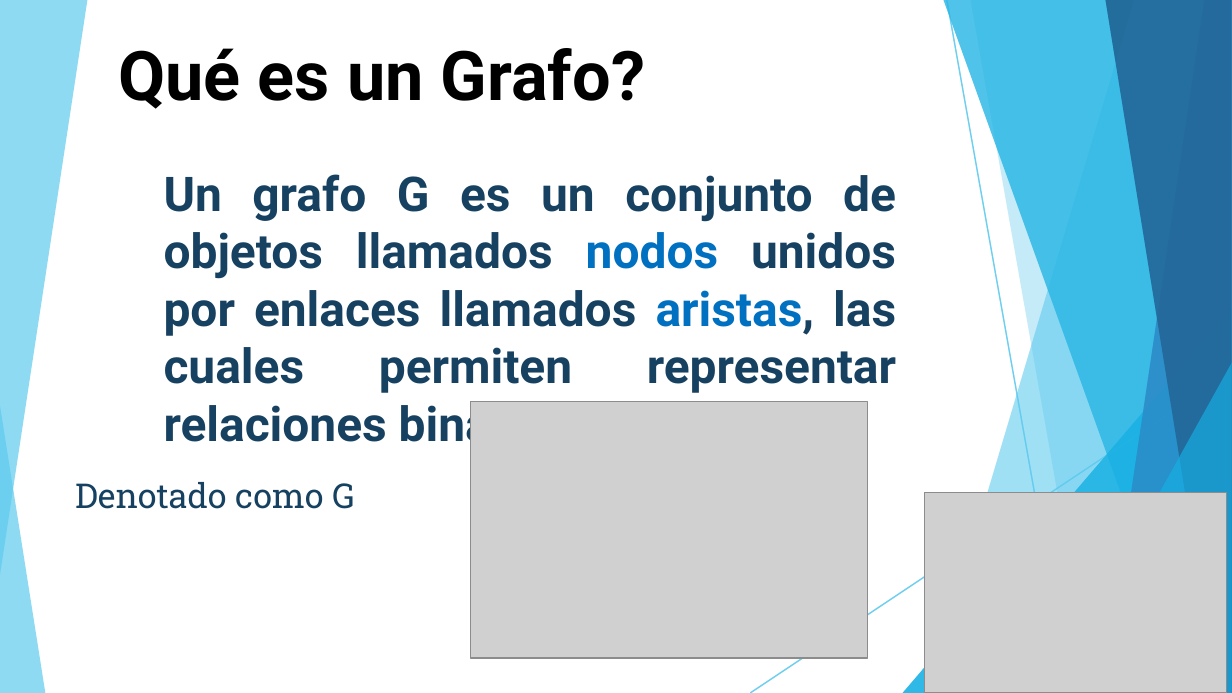
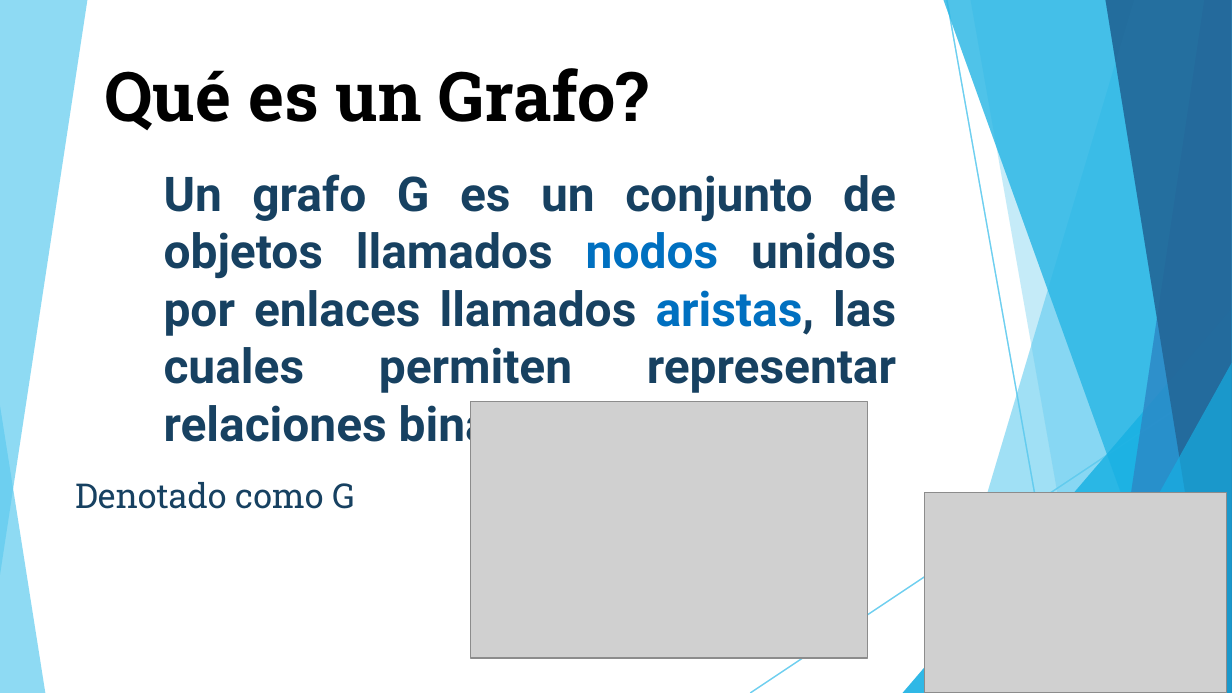
Before and after one commit to Yefri97/Introduction-to-Graph-Theory, a slide deck: slide 2 of PRESENTACIÓN TALLER GRAFOS.pptx. Drawn at 1232x693 pixels with LibreOffice and Linux fonts; fonts in the diff are those of the drawing; grey boxes stand for pictures. Boxes give left, top, right and bottom in pixels: in the first picture for what was removed or moved away, otherwise in the second. Text is boxed around its words. In the diff, an @@ line names an element or a change of style, - is before the commit and + after.

Commit message:
Presentación Taller Grafos - BFS

```diff
--- a/PRESENTACIÓN TALLER GRAFOS.pptx
+++ b/PRESENTACIÓN TALLER GRAFOS.pptx
@@ text "Qué es un Grafo?": place and size @@
-text "Qué es un Grafo?" at (118, 48, 645, 109)
+text "Qué es un Grafo?" at (104, 68, 649, 130)
@@ text "Qué es un Grafo?" at (104, 68, 649, 130): font Roboto to Roboto Slab @@
```
Also in this commit, not shown: 6 other slides changed, 5 slides added, 1 slide removed.
